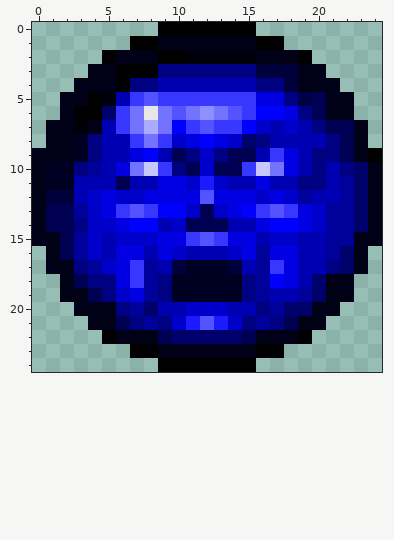
Pixel-art sprite, stored at Sprites/Pickups/PowerUps/SoulSphere/SOULA0.png. Above: the version before the commit.
The file is 25x25 pixels.
After:
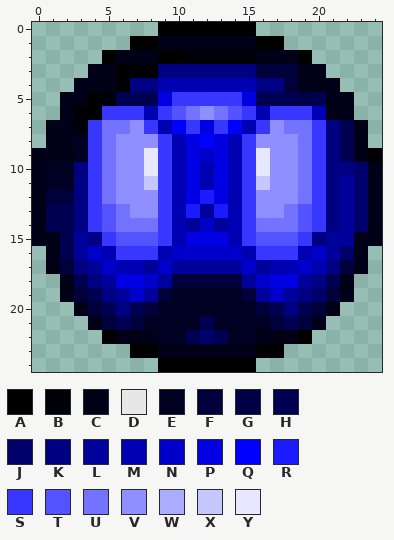
Palette (. is transparent): A #000000  B #00000b  C #000017  D #e7e7e7  E #000023  F #00003b  G #000047  H #000053  J #00006b  K #000083  L #00009b  M #0000b3  N #0000cb  P #0000e3  Q #0000ff  R #1b1bff  S #3737ff  T #5353ff  U #7373ff  V #8f8fff  W #ababff  X #c7c7ff  Y #e7e7ff
Changes in this commit:
@@ x 0..24 @@
  4 ...CCCAKKMMMMMMMKKFCCC...
- 5 ..CCABMSTSSSSSSSPPKGHCC..
- 6 ..CAAJSUDUTUVUTSQQPKHCC..
- 7 .CCBCMSUWUQSTSSQNMNMKHHC.
- 8 .CCEKMMSUSNPQPNJKMMMMKHC.
- 9 CCCEKMMPQMHKNKHHMSPMKKHCA
-10 CEEKLMPUXSKHNHHSXUPMKMKJC
-11 CEEMMMHMMPPNRNMMPMMKKMLJC
-12 CFFMNPNNPPPPTPPPNPNLMMLJC
-13 CHHLNPSTSQQNHNPQSTSPNLLJC
-14 CHHKNNPQQMNHHHMMPQQPNLLJC
-15 CCHLNMNNNPPSTSPPMNNMMLLCC
-16 .CHLNMPPMPNMMMNPLPPMMLJC.
-17 .CCKLNPSLMFEEEFMLSPMMKJC.
-18 ..CHKKPSLKEEEEEKLQPMJCC..
-19 ..CCHKNPLKEEEEEKLMMLJCC..
-20 ...CCCKLJMMNNNMMKLJJCC...
-21 ....CCHKLKNRTRNKLKHCC....
-22 .....ACCCHJJJJJHCCCA.....
+ 5 ..CCABHHHPSSSSSPHHHGHCC..
+ 6 ..CAASSSMSTUVUTSMSSSMCC..
+ 7 .CCBSUUVSMQSPSQMSVUUSKHC.
+ 8 .CCESUVVVSMPQPMSVVVUSKHC.
+ 9 CCCESUVVYSMPNPMSYVVUSKHCA
+10 CEEKSUVVYSMPMPMSYVVUSKKJC
+11 CEEKSUVVXSMPMPMSXVVUSKLJC
+12 CFFKSUVVVSMPRPMSVVVUSKLJC
+13 CHHKSTUVVSMRLRMSVVUTSKLJC
+14 CHHKSTUUUSMLNLMSUUUTSKLJC
+15 CCHLKSTTTSMPPPMSTTTSKLLCC
+16 .CHLNMSSSMNNNNNMSSSMNLJC.
+17 .CFKLNMMLNLLLLLNLMMNMKFC.
+18 ..CHKLPPNLFFFFFLNPPLKHC..
+19 ..CFHKLNLFEEEEEFLNLKJFC..
+20 ...CFHKHFEEEEEEEFHKHFC...
+21 ....CFHFEEEEHEEEEFHFC....
+22 .....ACCCEEHJHEECCCA.....
 23 .......AACCCCCCCAA.......
